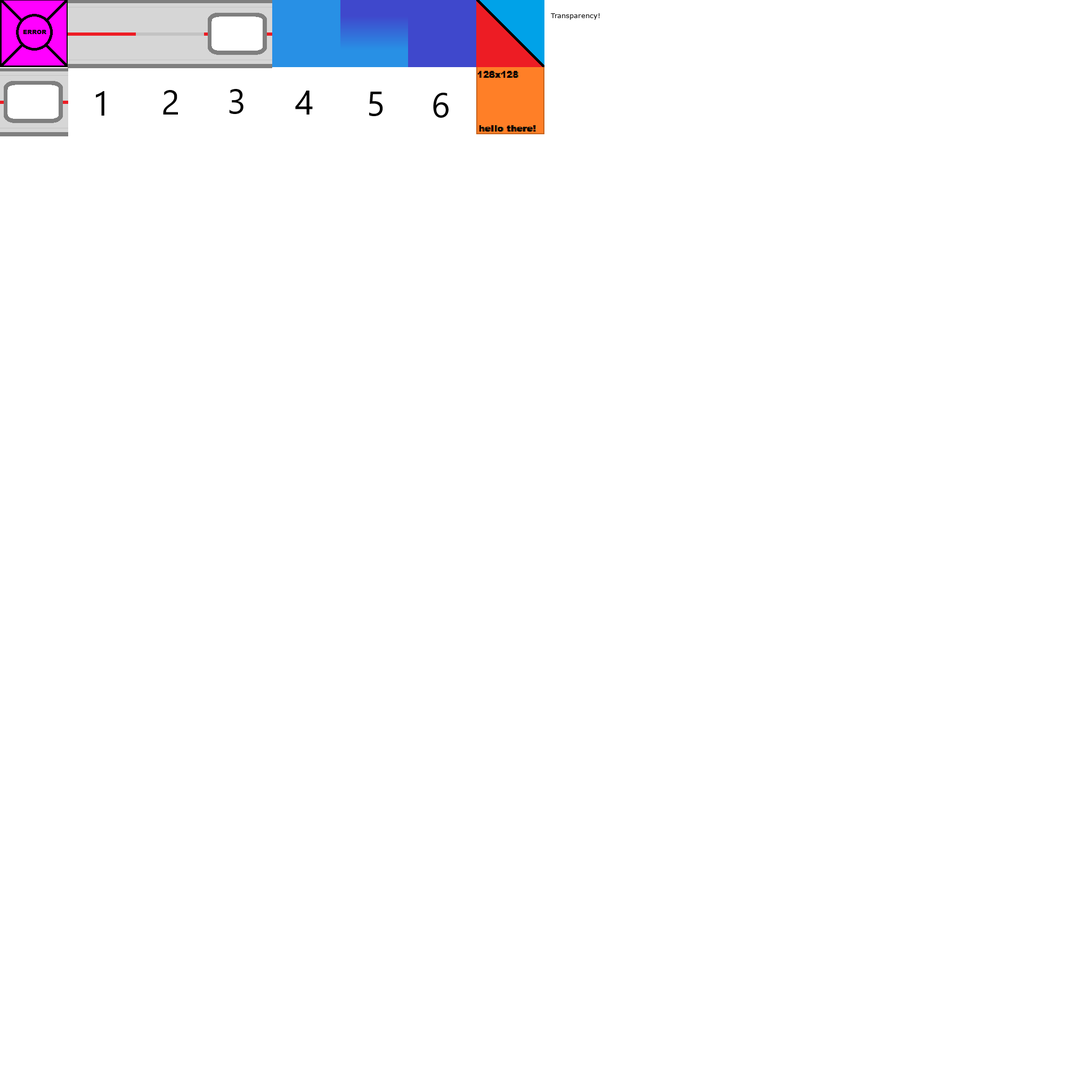
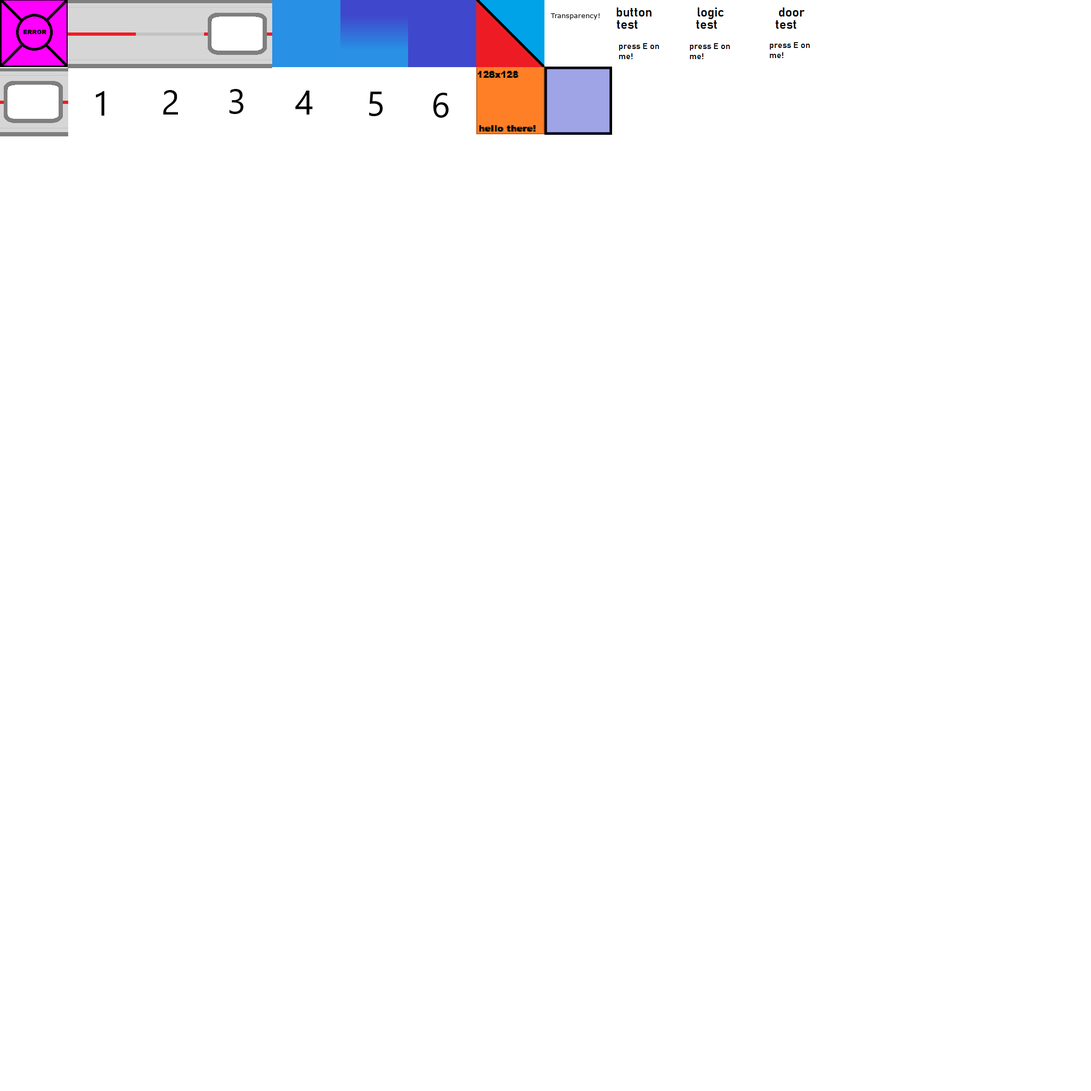
Two versions of the same layered image (1091x1091). Layer-by-layer changes:
painted on "Pasted Layer #2" over [544, 7, 811, 135]
painted on "Pasted Layer #1" over [544, 66, 613, 135]
